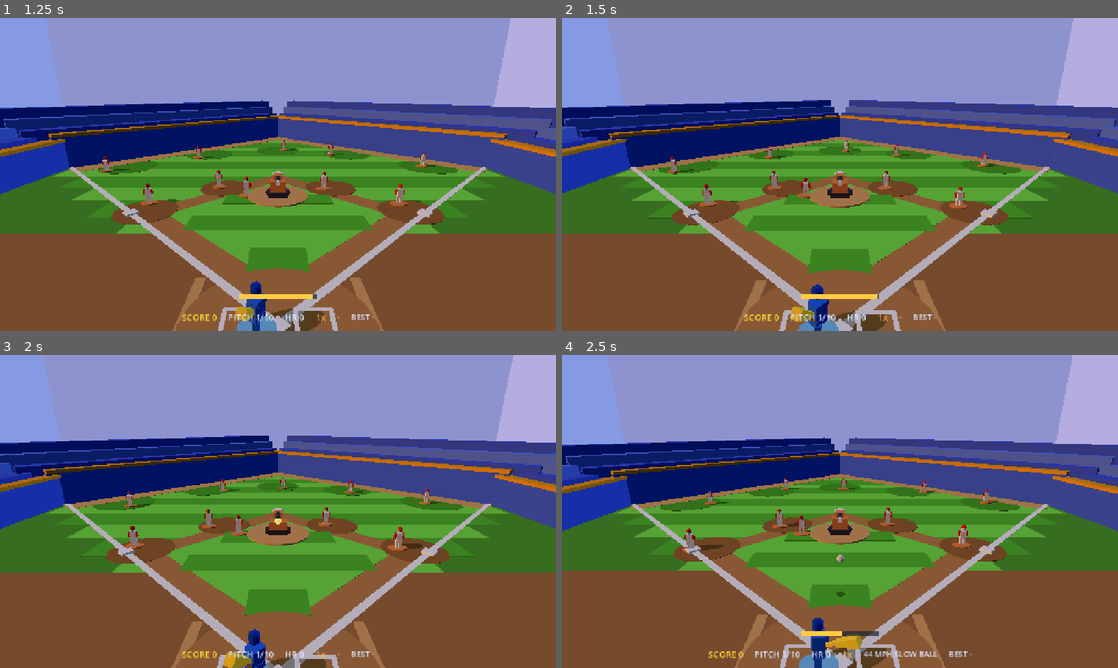
Above: before the commit, frames 1-4 (two rows, left to right).
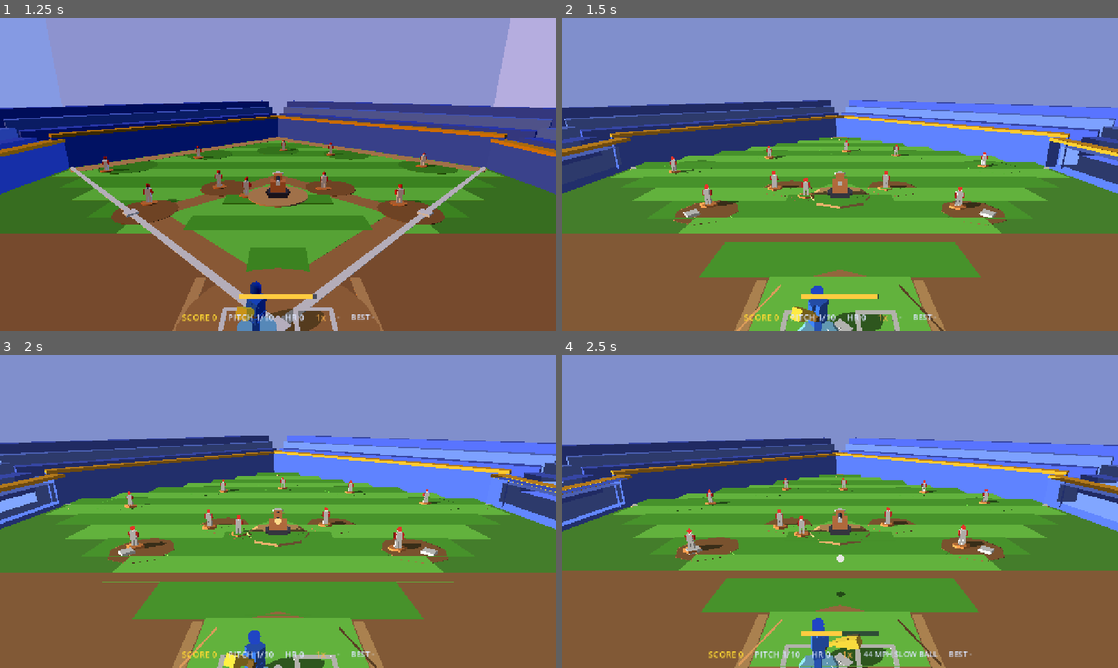
Above: after the commit, the same moments.

Repository: BriceKrispies/axiom
Game: Godot game, scene res://main.tscn
Two runs of this game, one before a commit and one after it. Both use one fixed random seed, a clock stepped at 60 frames per second and the inputs below.
Inputs:
- Up to frame 1 (1.25 s): tap Space (swing) at 0.5, 0.6 s; hold D (move_right) from 0.53 s (still down)
- Up to frame 2 (1.5 s): release D (move_right) at 1.28 s; hold B (toggle_backend, bound only after the commit) from 1.28 s (still down); tap Space (swing) at 1.35 s
- Up to frame 3 (2 s): keep holding B (toggle_backend, bound only after the commit)
- Up to frame 4 (2.5 s): release B (toggle_backend, bound only after the commit) at 2.03 s; hold D (move_right) from 2.03 s (still down); tap Space (swing) at 2.1 s

Frame 1 is identical in both runs. In frame 2, 34% of the frame differs, in the area x 0-100%, y 0-100%; in frame 3, 35%; in frame 4, 34%.

Commit message:
ports/godot-home-run: software canvas2d "3D attempt" backend + web hot reload
- scripts/canvas2d_renderer.gd: a Node2D software rasterizer, the analogue of
  Axiom's canvas2d backend. Reads the same 3D nodes (MeshInstance3D /
  MultiMeshInstance3D under Field), projects each box/cylinder/sphere itself
  (view+projection in GDScript, Sutherland-Hodgman near-plane clip), painter-
  sorts faces by their FARTHEST vertex (so the huge ground/deck/sky polys draw
  behind the stands + actors instead of over them), and fills flat-shaded 2D
  polygons/circles via CanvasItem. Emission is a per-channel floor (glow mats
  read without blowing out); degenerate edge-on polys are skipped.
- game.gd: a `toggle_backend` (B) / `-- canvas2d` switch that blanks the real 3D
  (Camera3D.cull_mask = 0) and shows the Node2D overlay. Godot has no built-in
  software-3D backend, so this is a parallel renderer, not a flag on the pipeline.
- dev_web.py: an axiom-serve-style hot-reload dev server -- watches scripts +
  scene/config, re-exports the Web build on save (standard Godot via
  GODOT_WEB_BIN), and live-reloads the browser over SSE. Verified end-to-end.

Both verified running in-browser (WebAssembly): the B toggle flips between Godot's
WebGL2 render and the software canvas2d render, and a script edit re-exports and
reloads the page on its own.

Co-Authored-By: Claude Opus 4.8 (1M context) <noreply@anthropic.com>
Claude-Session: https://claude.ai/code/session_01QAAQ4WYJdMYXGSxtdUHaQs

Diff:
--- /dev/null
+++ b/ports/godot-home-run/scripts/canvas2d_renderer.gd
@@ -0,0 +1,189 @@
+# Canvas2DRenderer — a hand-rolled software "3D attempt", the direct analogue of
+# Axiom's canvas2d backend. It reads the SAME scene the 3D pipeline draws (every
+# MeshInstance3D / MultiMeshInstance3D under Field), projects each box/cylinder/
+# sphere to screen space itself (view+projection math in GDScript, with near-plane
+# clipping), painter-sorts the faces by depth, and fills them as flat-shaded 2D
+# polygons/circles via Godot's CanvasItem API. The 3D *math* is software; only the
+# final 2D fills are accelerated — exactly like the original's canvas2d path, which
+# bypasses WebGL rather than routing through it.
+#
+# The host blanks the real 3D (Camera3D.cull_mask = 0) and shows this instead.
+extends Node2D
+
+var camera: Camera3D
+var field: Node3D
+var enabled := false
+var sky := Color(0.62, 0.72, 0.95)
+
+const W_EPS := 0.05
+const AMBIENT := 0.42
+const CYL_SEG := 8
+
+const BOX_CORNERS: Array[Vector3] = [
+	Vector3(-0.5, -0.5, -0.5), Vector3(0.5, -0.5, -0.5), Vector3(0.5, 0.5, -0.5), Vector3(-0.5, 0.5, -0.5),
+	Vector3(-0.5, -0.5, 0.5), Vector3(0.5, -0.5, 0.5), Vector3(0.5, 0.5, 0.5), Vector3(-0.5, 0.5, 0.5),
+]
+const BOX_FACES := [[4, 5, 6, 7], [1, 0, 3, 2], [5, 1, 2, 6], [0, 4, 7, 3], [3, 7, 6, 2], [0, 1, 5, 4]]
+const BOX_NORMALS: Array[Vector3] = [
+	Vector3(0, 0, 1), Vector3(0, 0, -1), Vector3(1, 0, 0), Vector3(-1, 0, 0), Vector3(0, 1, 0), Vector3(0, -1, 0),
+]
+
+var _proj: Projection
+var _view: Transform3D
+var _vp: Vector2
+var _light := Vector3(0, 1, 0)
+var _cam_right := Vector3(1, 0, 0)
+var _energy := 0.8
+
+func setup(cam: Camera3D, field_node: Node3D) -> void:
+	camera = cam
+	field = field_node
+
+func set_frame(sun_dir: Vector3, energy: float) -> void:
+	_light = (-sun_dir).normalized()
+	_energy = energy
+
+func _draw() -> void:
+	if not enabled or camera == null:
+		return
+	_vp = get_viewport_rect().size
+	draw_rect(Rect2(Vector2.ZERO, _vp), sky)
+	_proj = camera.get_camera_projection()
+	_view = camera.get_camera_transform().affine_inverse()
+	_cam_right = camera.global_transform.basis.x.normalized()
+	var prims: Array = []
+	_gather(field, prims)
+	prims.sort_custom(func(a, b): return a[0] > b[0])
+	for p in prims:
+		if p[1] == 0:
+			draw_colored_polygon(p[2], p[3])
+		else:
+			draw_circle(p[2], p[3], p[4])
+
+func _gather(node: Node, prims: Array) -> void:
+	for child in node.get_children():
+		if child is MeshInstance3D:
+			if child.visible:
+				_emit(child.mesh, child.global_transform, child.material_override, prims)
+		elif child is MultiMeshInstance3D and child.visible:
+			var mm: MultiMesh = child.multimesh
+			var base: Transform3D = child.global_transform
+			for i in range(mm.instance_count):
+				_emit(mm.mesh, base * mm.get_instance_transform(i), child.material_override, prims)
+		if child.get_child_count() > 0:
+			_gather(child, prims)
+
+func _emit(mesh: Mesh, xform: Transform3D, mat: Material, prims: Array) -> void:
+	var albedo := Color(1, 0, 1)
+	var emission := Color(0, 0, 0)
+	if mat is StandardMaterial3D:
+		albedo = mat.albedo_color
+		if mat.emission_enabled:
+			emission = mat.emission * mat.emission_energy_multiplier
+	if mesh is BoxMesh:
+		_box(xform, albedo, emission, prims)
+	elif mesh is CylinderMesh:
+		_cyl(xform, albedo, emission, prims)
+	elif mesh is SphereMesh:
+		_sphere(xform, albedo, emission, prims)
+
+# Flat Lambert with emission as a per-channel FLOOR (glow materials never go dark,
+# but don't blow out to white the way additive emission would in this LDR fill).
+func _shade(albedo: Color, emission: Color, shade: float) -> Color:
+	return Color(
+		clampf(maxf(albedo.r * shade, emission.r), 0.0, 1.0),
+		clampf(maxf(albedo.g * shade, emission.g), 0.0, 1.0),
+		clampf(maxf(albedo.b * shade, emission.b), 0.0, 1.0),
+		albedo.a)
+
+func _clip4(world: Vector3) -> Vector4:
+	var c := _view * world
+	return _proj * Vector4(c.x, c.y, c.z, 1.0)
+
+func _screen(v: Vector4) -> Vector2:
+	return Vector2((v.x / v.w * 0.5 + 0.5) * _vp.x, (0.5 - v.y / v.w * 0.5) * _vp.y)
+
+# Sutherland-Hodgman clip of a Vector4 polygon against the w >= W_EPS half-space
+# (drops geometry behind the camera without the near-plane coordinate blow-up).
+func _clip_w(poly: Array) -> Array:
+	var out: Array = []
+	var n := poly.size()
+	for i in range(n):
+		var a: Vector4 = poly[i]
+		var b: Vector4 = poly[(i + 1) % n]
+		var a_in := a.w >= W_EPS
+		if a_in:
+			out.append(a)
+		if a_in != (b.w >= W_EPS):
+			out.append(a.lerp(b, (W_EPS - a.w) / (b.w - a.w)))
+	return out
+
+func _emit_poly(poly4: Array, col: Color, prims: Array) -> void:
+	var clipped := _clip_w(poly4)
+	if clipped.size() < 3:
+		return
+	var pts := PackedVector2Array()
+	# Sort by the FARTHEST vertex (max clip-w), not the average: the huge ground/
+	# deck/sky polygons span from right in front of the camera to the far outfield,
+	# and an average depth makes them sort "near" and paint over the stands + actors.
+	# The farthest-point key draws those big floor/backdrop polys first (behind).
+	var depth := 0.0
+	for v: Vector4 in clipped:
+		pts.append(_screen(v))
+		depth = maxf(depth, v.w)
+	# Skip degenerate polygons (thin edges seen edge-on) so draw_colored_polygon's
+	# triangulator never chokes on a zero-area shape.
+	var area := 0.0
+	var m := pts.size()
+	for i in range(m):
+		area += pts[i].x * pts[(i + 1) % m].y - pts[(i + 1) % m].x * pts[i].y
+	if absf(area) < 1.0:
+		return
+	prims.append([depth, 0, pts, col, null])
+
+func _box(xform: Transform3D, albedo: Color, emission: Color, prims: Array) -> void:
+	var wc: Array[Vector4] = []
+	for c in BOX_CORNERS:
+		wc.append(_clip4(xform * c))
+	for fi in range(6):
+		var nrm := (xform.basis * BOX_NORMALS[fi]).normalized()
+		var shade := AMBIENT + _energy * maxf(0.0, nrm.dot(_light))
+		var face: Array = BOX_FACES[fi]
+		_emit_poly([wc[face[0]], wc[face[1]], wc[face[2]], wc[face[3]]], _shade(albedo, emission, shade), prims)
+
+func _cyl(xform: Transform3D, albedo: Color, emission: Color, prims: Array) -> void:
+	var top: Array[Vector3] = []
+	var bot: Array[Vector3] = []
+	for s in range(CYL_SEG):
+		var ang := TAU * s / CYL_SEG
+		var lx := 0.5 * cos(ang)
+		var lz := 0.5 * sin(ang)
+		top.append(xform * Vector3(lx, 0.5, lz))
+		bot.append(xform * Vector3(lx, -0.5, lz))
+	for s in range(CYL_SEG):
+		var s2 := (s + 1) % CYL_SEG
+		var ang := TAU * (s + 0.5) / CYL_SEG
+		var nrm := (xform.basis * Vector3(cos(ang), 0, sin(ang))).normalized()
+		var shade := AMBIENT + _energy * maxf(0.0, nrm.dot(_light))
+		_emit_poly([_clip4(top[s]), _clip4(top[s2]), _clip4(bot[s2]), _clip4(bot[s])], _shade(albedo, emission, shade), prims)
+	var ntop := (xform.basis * Vector3(0, 1, 0)).normalized()
+	var top_poly: Array = []
+	for s in range(CYL_SEG):
+		top_poly.append(_clip4(top[s]))
+	_emit_poly(top_poly, _shade(albedo, emission, AMBIENT + _energy * maxf(0.0, ntop.dot(_light))), prims)
+	var nbot := (xform.basis * Vector3(0, -1, 0)).normalized()
+	var bot_poly: Array = []
+	for s in range(CYL_SEG - 1, -1, -1):
+		bot_poly.append(_clip4(bot[s]))
+	_emit_poly(bot_poly, _shade(albedo, emission, AMBIENT + _energy * maxf(0.0, nbot.dot(_light))), prims)
+
+func _sphere(xform: Transform3D, albedo: Color, emission: Color, prims: Array) -> void:
+	var c4 := _clip4(xform.origin)
+	if c4.w < W_EPS:
+		return
+	var rworld := 0.5 * xform.basis.get_scale().x
+	var e4 := _clip4(xform.origin + _cam_right * rworld)
+	if e4.w < W_EPS:
+		return
+	var center := _screen(c4)
+	prims.append([c4.w, 1, center, center.distance_to(_screen(e4)), _shade(albedo, emission, AMBIENT + _energy * 0.55)])
--- a/ports/godot-home-run/scripts/game.gd
+++ b/ports/godot-home-run/scripts/game.gd
@@ -18,6 +18,7 @@
 const FielderView = preload("res://scripts/fielder_view.gd")
 const AudioScript = preload("res://scripts/audio.gd")
 const HudScript = preload("res://scripts/hud.gd")
+const Canvas2DRenderer = preload("res://scripts/canvas2d_renderer.gd")
 
 signal feedback(kind: String, text: String, big: bool)
 
@@ -36,6 +37,8 @@
 var _ball: BallView
 var _fielders: Array[FielderView] = []
 var _audio: AudioScript
+var _canvas: Canvas2DRenderer
+var _canvas_mode := false
 
 # Screenshot affordance: run with `-- shot <frame> [out.png] [seed] [swingAt]`.
 var _shot_at := -1
@@ -47,6 +50,7 @@
 func _ready() -> void:
 	randomize()
 	_parse_shot_args()
+	_canvas_mode = OS.get_cmdline_user_args().has("canvas2d")
 	_register_input()
 	_build_meshes()
 	_materials = HRMaterials.build()
@@ -71,6 +75,15 @@
 	_audio = AudioScript.new()
 	add_child(_audio)
 
+	# The software "3D attempt" backend: a Node2D on a CanvasLayer below the HUD,
+	# reading the same 3D nodes and rasterizing them to 2D (toggle with B).
+	var canvas_layer := CanvasLayer.new()
+	canvas_layer.layer = 0
+	add_child(canvas_layer)
+	_canvas = Canvas2DRenderer.new()
+	_canvas.setup(_camera, $Field)
+	canvas_layer.add_child(_canvas)
+
 	_camera.near = HRC.CAMERA_NEAR
 	_camera.far = HRC.CAMERA_FAR
 	_fill_light.shadow_enabled = false
@@ -103,6 +116,7 @@
 	_add_action("move_right", [KEY_D, KEY_RIGHT])
 	_add_action("swing", [KEY_SPACE])
 	_add_action("restart", [KEY_ENTER])
+	_add_action("toggle_backend", [KEY_B])
 
 func _add_action(action: String, keys: Array) -> void:
 	if InputMap.has_action(action):
@@ -121,6 +135,8 @@
 # ── fixed-step loop (60 Hz physics tick) ──
 func _physics_process(_delta: float) -> void:
 	_frame += 1
+	if Input.is_action_just_pressed("toggle_backend"):
+		_canvas_mode = not _canvas_mode
 	var swing_edge := Input.is_action_just_pressed("swing")
 	var restart_edge := Input.is_action_just_pressed("restart")
 	var move_x := -Input.get_axis("move_left", "move_right")
@@ -163,6 +179,13 @@
 		_fielders[i].pose(view.fielders[i], i, view.tick, celebration, sun)
 
 	_hud.update(_session, view)
+
+	# Backend switch: real 3D (Camera3D renders) vs the software canvas rasterizer.
+	_camera.cull_mask = 0 if _canvas_mode else 0xFFFFF
+	_canvas.enabled = _canvas_mode
+	if _canvas_mode:
+		_canvas.set_frame(sun.direction, sun.energy)
+	_canvas.queue_redraw()
 
 # ── screenshot affordance ──
 func _parse_shot_args() -> void:
Not shown, added: ports/godot-home-run/scripts/canvas2d_renderer.gd.uid
Not shown, changed: ports/godot-home-run/README.md
Not shown, added: ports/godot-home-run/dev_web.py
